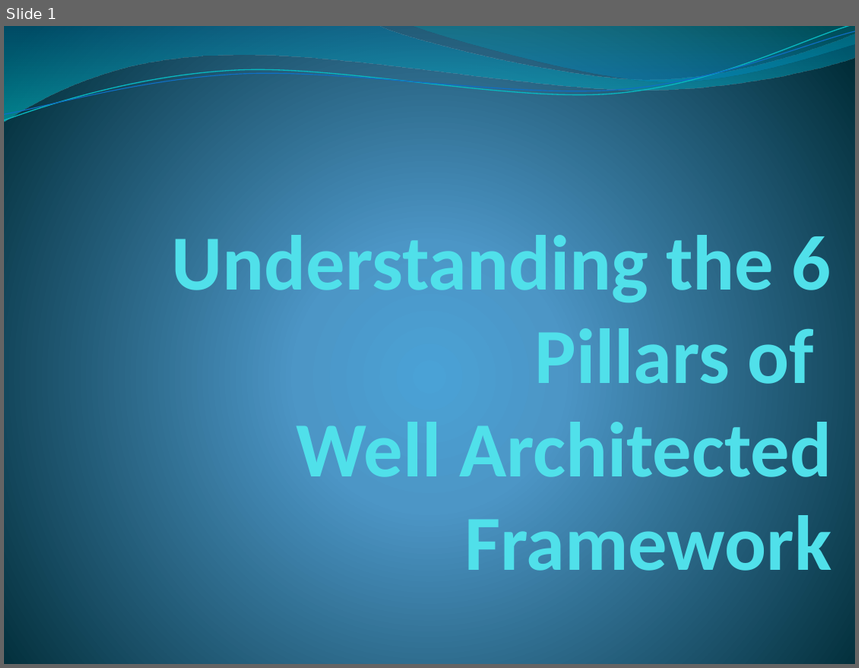
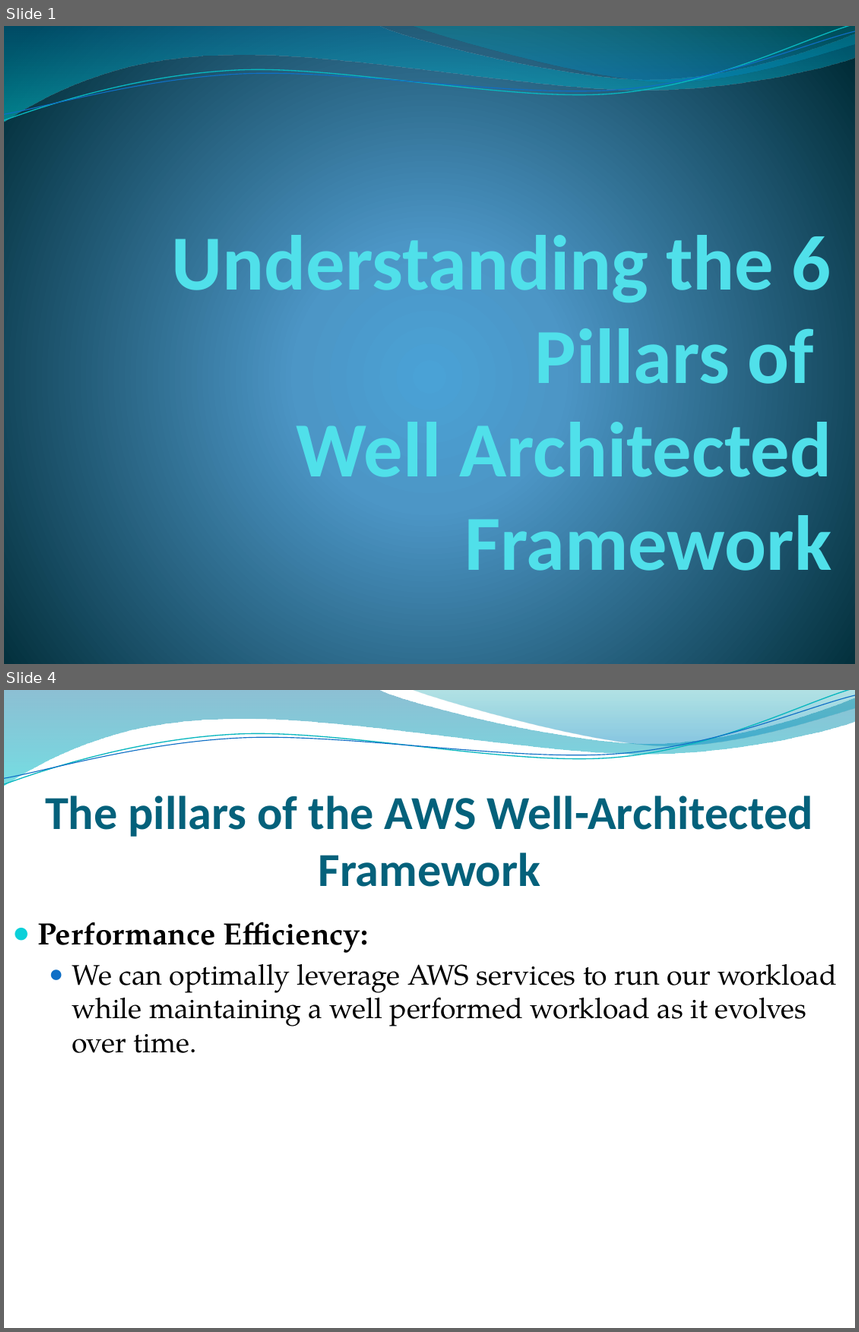
Before and after one commit to godwillngwanah/AWS-Sol-Arch-02, a slide deck: Batch-07/Udemy/Curriculum/PowerPoints/Lecture 13 - Understanding the 6 Pillars of Well Architected Framework.pptx. Shown one above the other, each under a label of ours: slide 1 before the commit, slides 1 and 4 after it; the slides between them are not shown. The pictures are 859x668 and 859x1332 pixels, drawn with LibreOffice and Linux fonts; fonts in the diff are those of the drawing; background and template pictures are left out. Boxes give left, top, right and bottom in pixels: in the first picture for what was removed or moved away, otherwise in the second. Text is boxed around its words. In the diff, an @@ line names an element or a change of style, - is before the commit and + after.

```diff
--- a/Batch-07/Udemy/Curriculum/PowerPoints/Lecture 13 - Understanding the 6 Pillars of Well Architected Framework.pptx
+++ b/Batch-07/Udemy/Curriculum/PowerPoints/Lecture 13 - Understanding the 6 Pillars of Well Architected Framework.pptx
@@ slide 4 added at <box>4,690,855,1328</box>, background picture (left out); not listed: 4 template elements that a slide beside it also shows @@
@@ title added at <box>45,796,813,887</box>, 40 pt, text #04617B, bold @@
+The pillars of the AWS Well-Architected Framework
@@ text added at <box>38,922,837,1053</box>, 24 pt, text #000000 @@
+● Performance Efficiency:
+  ● We can optimally leverage AWS services to run our workload while maintaining a well performed workload as it evolves over time.
```
Also in this commit, not shown: 1 slide changed, 4 other slides added, 5 other files.
